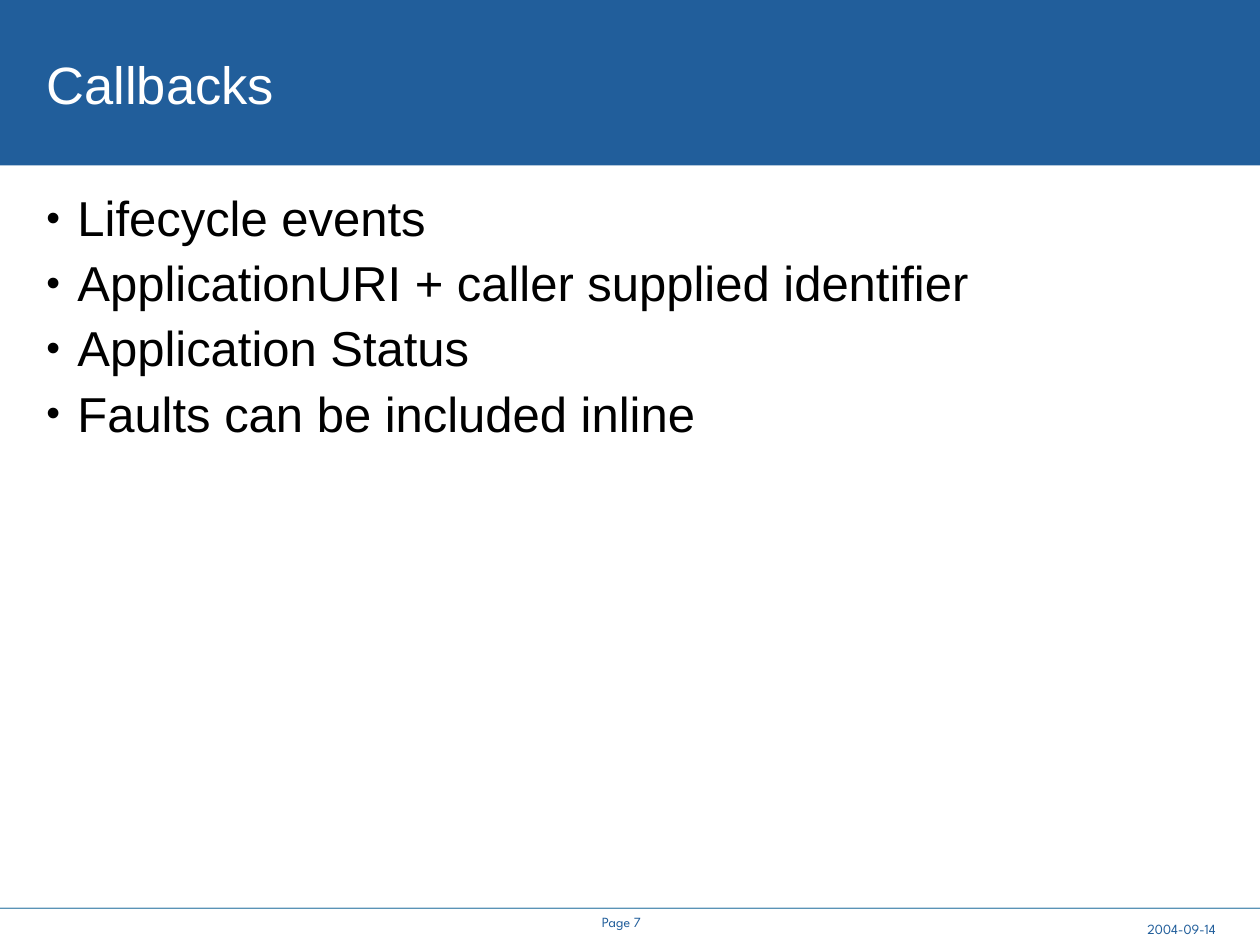
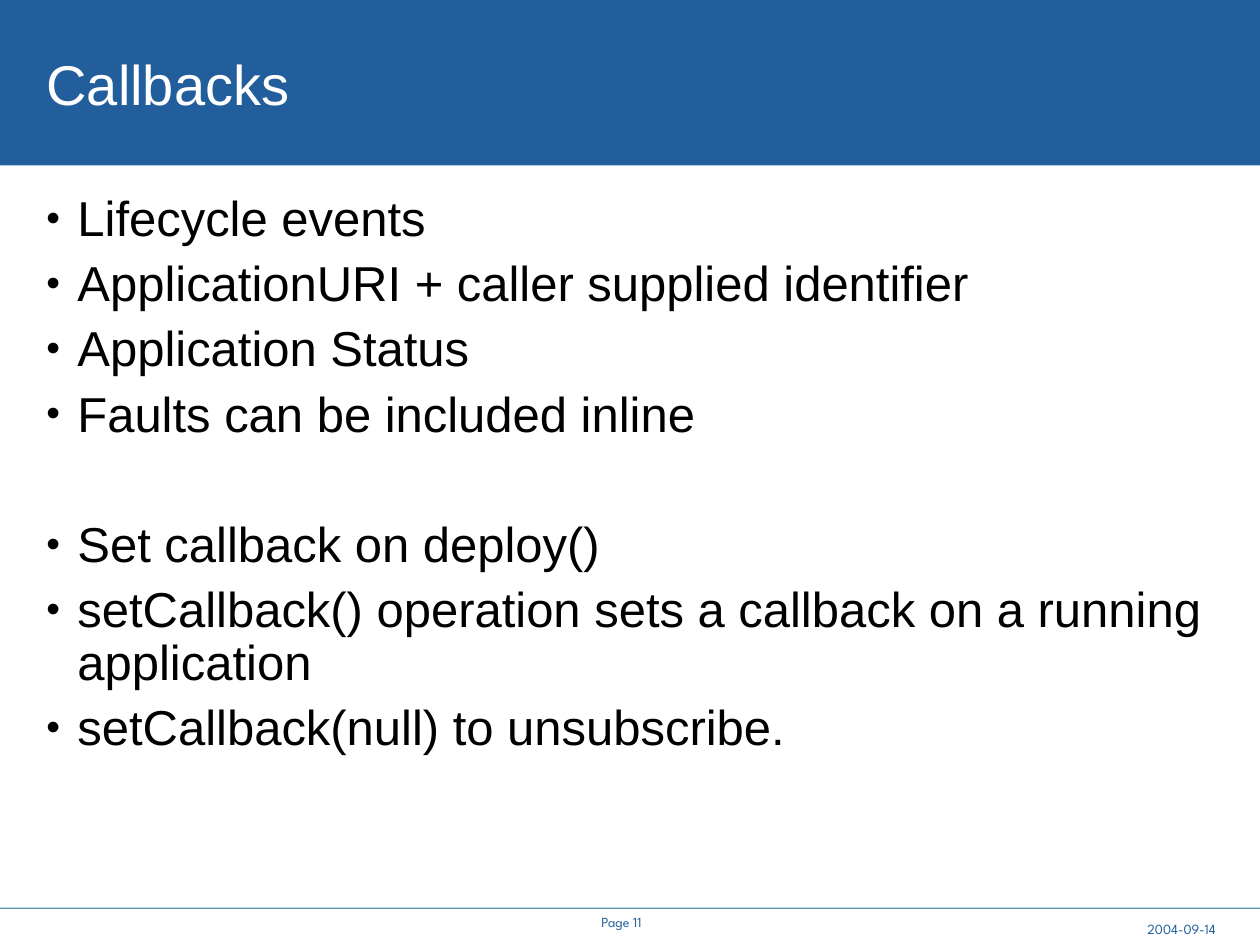
Before and after one commit to steveloughran/smartfrog, a slide deck: slide 11 of core/components/cddlm/doc/A Service API for deployment.ppt (slide 7 before the commit). Drawn at 1260x945 pixels with LibreOffice and Linux fonts; fonts in the diff are those of the drawing; background and template pictures are left out. Boxes give left, top, right and bottom in pixels: in the first picture for what was removed or moved away, otherwise in the second. Text is boxed around its words. In the diff, an @@ line names an element or a change of style, - is before the commit and + after.

Commit message:
Pre demo edition; callbacks are now *working*

```diff
--- a/core/components/cddlm/doc/A Service API for deployment.ppt
+++ b/core/components/cddlm/doc/A Service API for deployment.ppt
@@ title "Callbacks" at box(47, 64, 290, 106): size 30 to 32 pt @@
@@ text at box(77, 526, 1201, 755): paragraphs added @@
+• Set callback on deploy()
+• setCallback() operation sets a callback on a running application
+• setCallback(null) to unsubscribe.
@@ page number at box(601, 917, 641, 930): text changed @@
-Page 7
+Page 11
```
Also in this commit, not shown: 9 other slides changed, 8 slides added, 19 other files.
